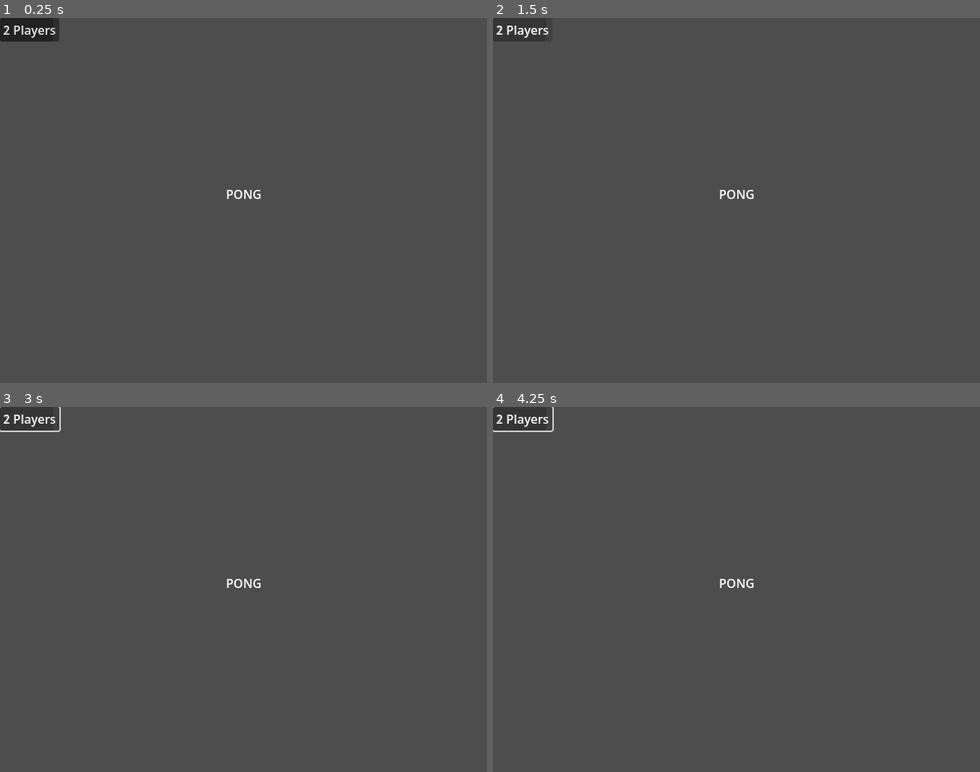
Above: before the commit, frames 1-4 (two rows, left to right).
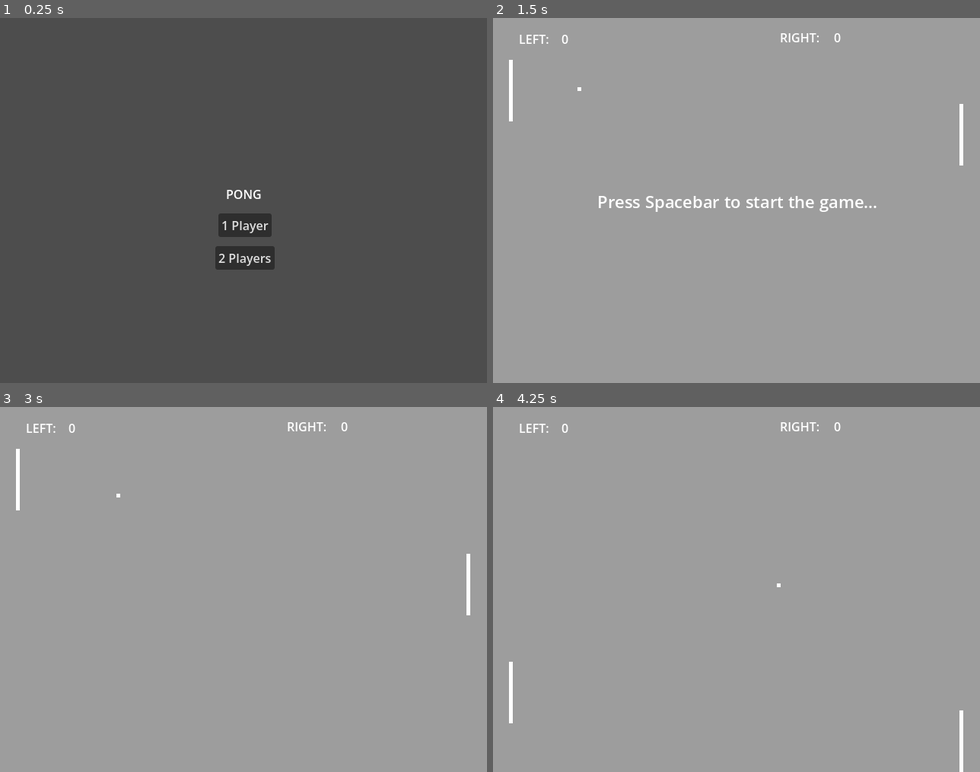
Above: after the commit, the same moments.

Repository: timbocf/Pong_20_Games_Challenge
Game: Godot game, scene res://Scenes/main_menu.tscn
Same seed, same stepped clock (60 frames per second), same inputs: the game is played once before the commit and once after it. This scene is started directly instead of the project's main scene.
Inputs (mouse positions are in pixels of both pictures, inside the frame that each line leads up to):
- Up to frame 1 (0.25 s): no input
- Up to frame 2 (1.5 s): click "2 Players" at 0.5 s; click (517, 28) at 1.25 s, where only the run before the commit has a clickable "1 Player"
- Up to frame 3 (3 s): click (24, 417) at 2 s, where only the run before the commit has a clickable "1 Player"; tap Space (start_game) at 2.75 s; hold Down (move_down_right) from 2.78 s (still down); hold Space (start_game) from 2.78 s (still down)
- Up to frame 4 (4.25 s): release Down (move_down_right) at 3.53 s; release Space (start_game) at 3.53 s; hold S (move_down_left) from 3.53 s (still down); tap Space (start_game) at 3.6 s

The runs differ from the first frame. In frame 1, 2.2% of the frame differs, in the area x 0-57%, y 0-69%; in frame 2, 100%, in the area x 0-100%, y 0-100%; in frame 3, 100%; in frame 4, 100%.

Commit message:
got pausemenu setup, just trying to get it working

Diff:
--- /dev/null
+++ b/Scenes/PauseMenu.tscn
@@ -0,0 +1,51 @@
+[gd_scene format=3 uid="uid://yrsio8a4muwi"]
+
+[ext_resource type="Script" uid="uid://yv5a3b1bkj6c" path="res://Scripts/pause_menu.gd" id="1_lj4oq"]
+
+[node name="PauseMenu" type="CanvasLayer" unique_id=588960052]
+process_mode = 2
+script = ExtResource("1_lj4oq")
+
+[node name="MenuUI" type="Control" parent="." unique_id=1784198682]
+layout_mode = 3
+anchors_preset = 15
+anchor_right = 1.0
+anchor_bottom = 1.0
+grow_horizontal = 2
+grow_vertical = 2
+
+[node name="ColorRect" type="ColorRect" parent="MenuUI" unique_id=1966808710]
+layout_mode = 1
+anchors_preset = 15
+anchor_right = 1.0
+anchor_bottom = 1.0
+grow_horizontal = 2
+grow_vertical = 2
+color = Color(0.003921569, 0.003921569, 0.003921569, 0.5019608)
+
+[node name="VBoxContainer" type="VBoxContainer" parent="MenuUI" unique_id=733240204]
+layout_mode = 1
+anchors_preset = 8
+anchor_left = 0.5
+anchor_top = 0.5
+anchor_right = 0.5
+anchor_bottom = 0.5
+offset_left = -20.0
+offset_top = -20.0
+offset_right = 20.0
+offset_bottom = 20.0
+grow_horizontal = 2
+grow_vertical = 2
+
+[node name="Label" type="Label" parent="MenuUI/VBoxContainer" unique_id=1895616918]
+layout_mode = 2
+text = "PAUSED"
+horizontal_alignment = 1
+
+[node name="ResumeButton" type="Button" parent="MenuUI/VBoxContainer" unique_id=483243520]
+layout_mode = 2
+text = "Resume"
+
+[node name="MainMenuButton" type="Button" parent="MenuUI/VBoxContainer" unique_id=164363760]
+layout_mode = 2
+text = "Main Menu"
--- a/Scenes/game.tscn
+++ b/Scenes/game.tscn
@@ -1,9 +1,10 @@
 [gd_scene format=3 uid="uid://kqgmsd5jf17b"]
 
 [ext_resource type="PackedScene" uid="uid://bpogy70lgfycv" path="res://Scenes/ball.tscn" id="1_3dryh"]
-[ext_resource type="Script" uid="uid://edgr0hfiaufp" path="res://Scenes/game.gd" id="1_wowpa"]
+[ext_resource type="Script" uid="uid://edgr0hfiaufp" path="res://Scripts/game.gd" id="1_wowpa"]
 [ext_resource type="PackedScene" uid="uid://chb8odkvx1y54" path="res://Scenes/player_left.tscn" id="1_wrm1d"]
 [ext_resource type="PackedScene" uid="uid://dhaauh12fb0ej" path="res://Scenes/player_right.tscn" id="2_3dryh"]
+[ext_resource type="PackedScene" uid="uid://yrsio8a4muwi" path="res://Scenes/PauseMenu.tscn" id="5_wowpa"]
 
 [sub_resource type="RectangleShape2D" id="RectangleShape2D_jpnjs"]
 size = Vector2(642, 24)
@@ -97,5 +98,7 @@
 theme_override_font_sizes/font_size = 22
 text = "Press Spacebar to start the game..."
 
+[node name="PauseMenu" parent="." unique_id=588960052 instance=ExtResource("5_wowpa")]
+
 [connection signal="body_entered" from="Left Boundary" to="." method="_on_left_boundary_body_entered"]
 [connection signal="body_entered" from="Right Boundary" to="." method="_on_right_boundary_body_entered"]
--- a/Scenes/main_menu.tscn
+++ b/Scenes/main_menu.tscn
@@ -1,6 +1,6 @@
 [gd_scene format=3 uid="uid://y34ve0p3du3g"]
 
-[ext_resource type="Script" uid="uid://bw72whiic68ef" path="res://main_menu.gd" id="1_28flt"]
+[ext_resource type="Script" uid="uid://bw72whiic68ef" path="res://Scripts/main_menu.gd" id="1_28flt"]
 
 [node name="MainMenu" type="Control" unique_id=2040128432]
 layout_mode = 3
@@ -13,14 +13,18 @@
 
 [node name="OnePlayerButton" type="Button" parent="." unique_id=460198427]
 layout_mode = 0
-offset_right = 8.0
-offset_bottom = 8.0
+offset_left = 287.0
+offset_top = 257.0
+offset_right = 357.0
+offset_bottom = 288.0
 text = "1 Player"
 
 [node name="TwoPlayerButton" type="Button" parent="." unique_id=102655405]
 layout_mode = 0
-offset_right = 8.0
-offset_bottom = 8.0
+offset_left = 283.0
+offset_top = 300.0
+offset_right = 361.0
+offset_bottom = 331.0
 text = "2 Players"
 
 [node name="VBoxContainer" type="VBoxContainer" parent="." unique_id=873884490]
--- a/main_menu.gd
+++ b/Scripts/main_menu.gd
@@ -1,9 +1,11 @@
 extends Control
+
+
 
 func _on_one_player_button_pressed() -> void:
 	Globals.player_count = 1
-	get_tree().change_scene_to_file("res://game.tscn")
+	get_tree().change_scene_to_file("res://Scenes/game.tscn")
 
 func _on_two_player_button_pressed() -> void:
 	Globals.player_count = 2
-	get_tree().change_scene_to_file("res://game.tscn")
+	get_tree().change_scene_to_file("res://Scenes/game.tscn")
--- /dev/null
+++ b/Scripts/pause_menu.gd
@@ -0,0 +1,23 @@
+extends CanvasLayer
+
+@onready var menu_ui: Control = $MenuUI
+
+func _ready() -> void:
+	menu_ui.hide()
+
+func _unhandled_input(event: InputEvent) -> void:
+	# Toggle pause state on Escape or Start button press
+	if event.is_action_pressed("ui_cancel"):
+		toggle_pause()
+
+func toggle_pause() -> void:
+	var is_paused: bool = !get_tree().paused
+	get_tree().paused = is_paused
+	menu_ui.visible = is_paused
+
+func _on_resume_button_pressed() -> void:
+	toggle_pause()
+
+func _on_main_menu_button_pressed() -> void:
+	get_tree().paused = false
+	get_tree().change_scene_to_file("res://Scenes/main_menu.tscn")
--- a/project.godot
+++ b/project.godot
@@ -32,6 +32,11 @@
 
 [input]
 
+ui_cancel={
+"deadzone": 0.5,
+"events": [Object(InputEventKey,"resource_local_to_scene":false,"resource_name":"","device":-1,"window_id":0,"alt_pressed":false,"shift_pressed":false,"ctrl_pressed":false,"meta_pressed":false,"pressed":false,"keycode":4194305,"physical_keycode":0,"key_label":0,"unicode":0,"location":0,"echo":false,"script":null)
+]
+}
 move_up_left={
 "deadzone": 0.2,
 "events": [Object(InputEventKey,"resource_local_to_scene":false,"resource_name":"","device":-1,"window_id":0,"alt_press …(192 unchanged characters)…
Renamed: Scenes/game.gd -> Scripts/game.gd
Renamed: Scenes/game.gd.uid -> Scripts/game.gd.uid
Renamed: main_menu.gd.uid -> Scripts/main_menu.gd.uid
Not shown, added: Scripts/pause_menu.gd.uid
